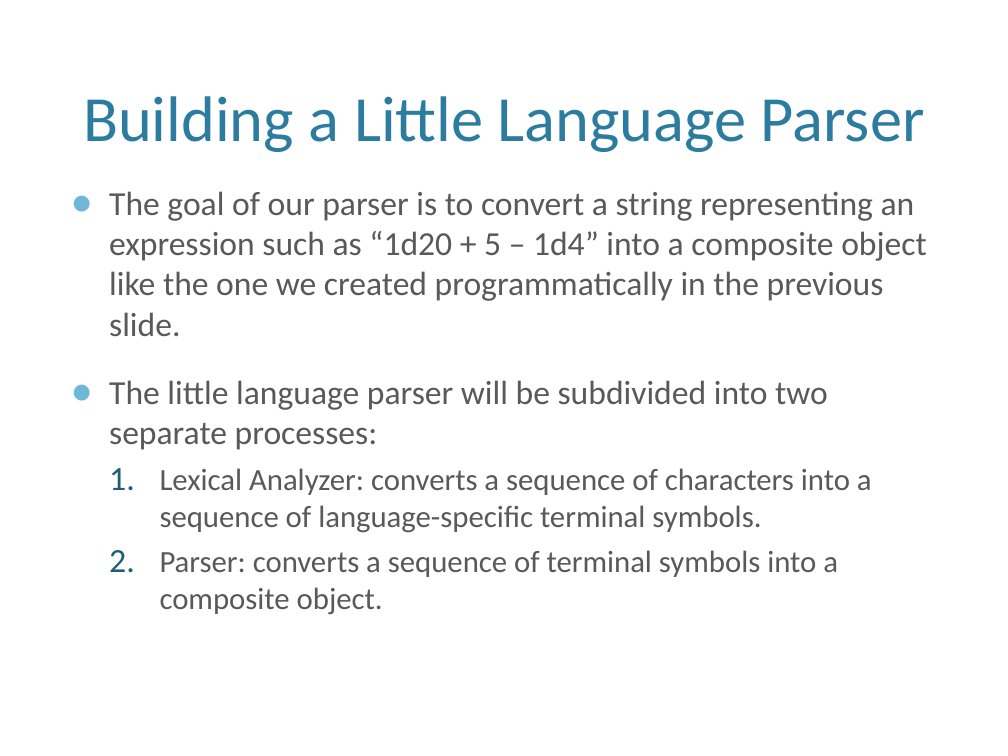
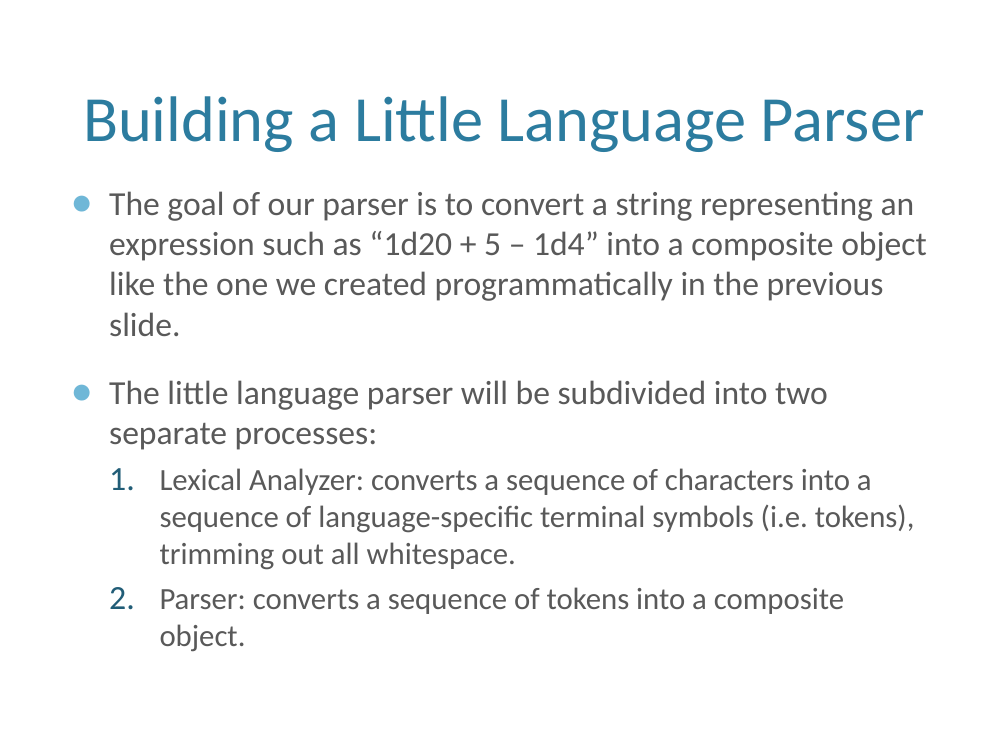
Before and after one commit to cpdevoto/dice-golem, a slide deck: slide 9 of little-language.pptx (slide 8 before the commit). Drawn at 1008x756 pixels with LibreOffice and Linux fonts; fonts in the diff are those of the drawing; background and template pictures are left out. Boxes give left, top, right and bottom in pixels: in the first picture for what was removed or moved away, otherwise in the second. Text is boxed around its words. In the diff, an @@ line names an element or a change of style, - is before the commit and + after.

```diff
--- a/little-language.pptx
+++ b/little-language.pptx
@@ text at [160,468,915,652]: text changed @@
-  1. Lexical Analyzer: converts a sequence of characters into a sequence of language-specific terminal symbols.
-  2. Parser: converts a sequence of terminal symbols into a composite object.
+  1. Lexical Analyzer: converts a sequence of characters into a sequence of language-specific terminal symbols (i.e. tokens), trimming out all whitespace.
+  2. Parser: converts a sequence of tokens into a composite object.
```
Also in this commit, not shown: 1 slide added.
